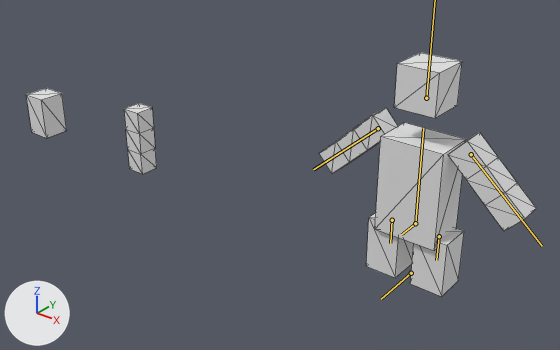
Renders of the glTF model assets/block_dude.gltf from each side of a commit.
Both versions are drawn from a 50 mm camera at (3.13, -6.06, 4.35) aimed at (-1.85, 0.18, 0.48). Lighting does not change. The marker at lower left points along +X, +Y and +Z. The bones that bend it are drawn over the model as lines. Mesh edges are drawn as thin lines.

Objects in the first picture: 'Arm', 'Final', 'Leg'.
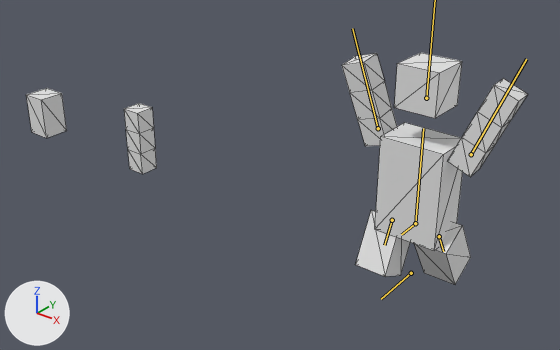
The newer file adds an action. The first version stands in its rest pose; the second is drawn at frame 0 of the action 'falling'.

The change in detail:
Bone 'leg.r' (bone_leg_r) turns from (0, 0, 0) to (-16, 3, 19) degrees about its own x, y and z.
Bone 'leg.l' (bone_leg_l) turns from (0, 0, 0) to (19, -4, 22) degrees about its own x, y and z.
Bone 'arm.r' (bone_arm_r) turns from (0, 0, 0) to (6, 2, -115) degrees about its own x, y and z.
Bone 'arm.l' (bone_arm_l) turns from (0, 0, 0) to (-4, 4, 110) degrees about its own x, y and z.

What differs and where, as boxes (x1, y1, x2, y2) in the pictures (560 x 350 px):
'Final', posed (14% narrower): before (319, 53, 536, 297); after (342, 53, 528, 285)
bone 'leg.r', root to tip: before (392, 220) to (390, 243); after (392, 220) to (384, 245)
bone 'leg.l', root to tip: before (439, 236) to (436, 260); after (439, 236) to (443, 251)
bone 'arm.r', root to tip: before (378, 128) to (313, 169); after (378, 128) to (352, 28)
bone 'arm.l', root to tip: before (471, 154) to (542, 246); after (471, 154) to (526, 59)
